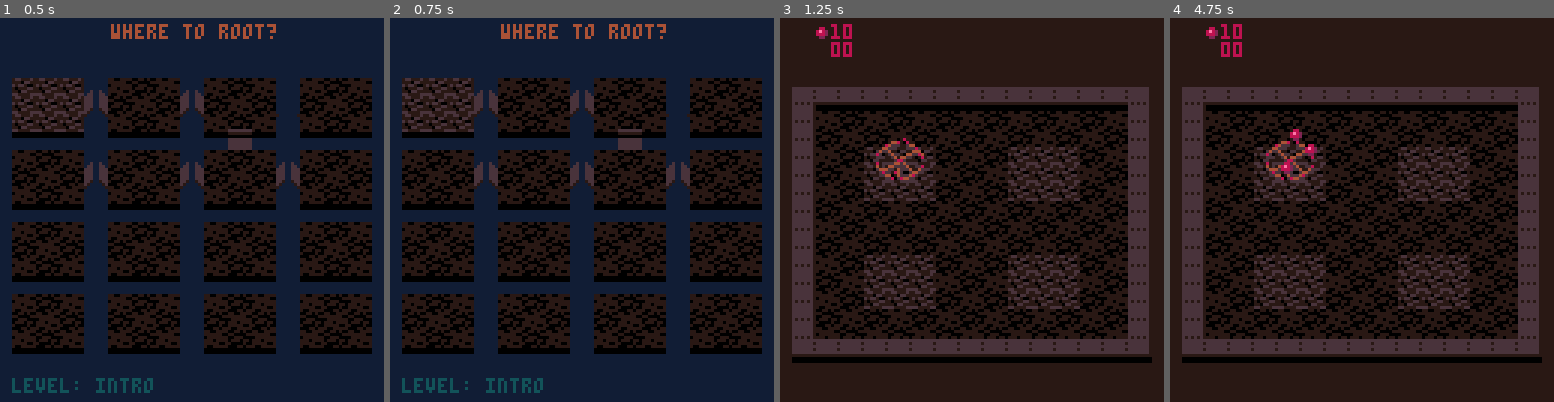
Above: before the commit, frames 1-4 (left to right).
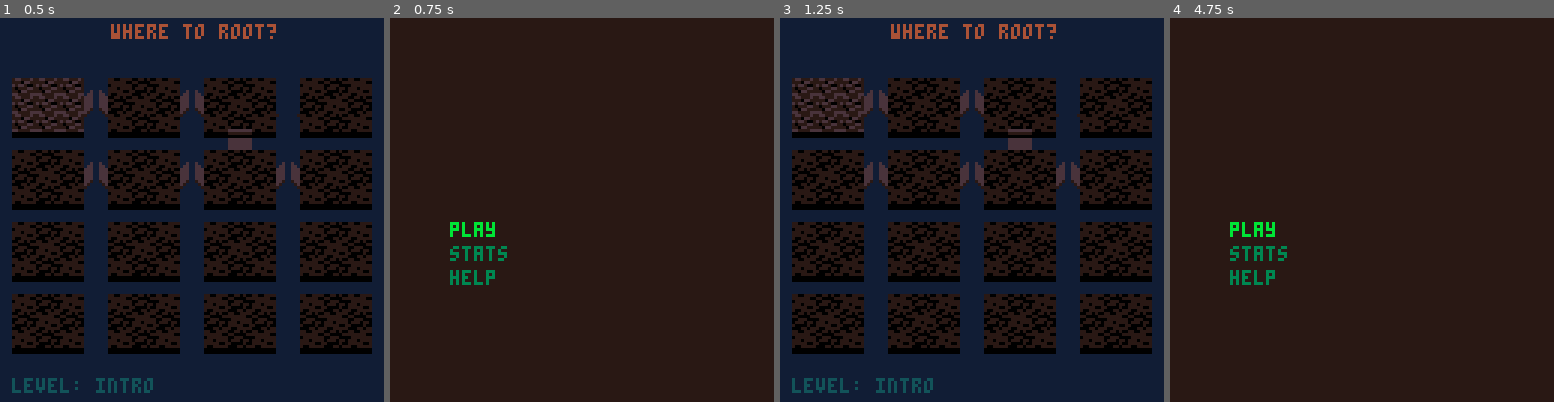
Above: after the commit, the same moments.

Repository: erwinbonsma/WhereToRootPico8
Game: PICO-8 cartridge wheretoroot.p8
Same seed, same stepped clock (60 frames per second), same inputs: the game is played once before the commit and once after it.
Inputs:
- Up to frame 1 (0.5 s): tap X (X key) at 0.33 s
- Up to frame 2 (0.75 s): tap O (Z key) at 0.7 s
- Up to frame 3 (1.25 s): tap X (X key) at 1.07 s
- Up to frame 4 (4.75 s): hold Right 1.6-2.1 s; tap O (Z key) every 0.4 s from 1.7 to 4.5 s; tap X (X key) at 1.85, 2.97, 4.08 s; hold Up 2.15-2.42 s; hold Right 2.47-3.03 s; hold Left 3.08-3.58 s; hold Down 3.63-3.97 s; hold Right 4.02-4.68 s; hold Up from 4.73 s (still down)

Frame 1 is identical in both runs. In frame 2, 73% of the frame differs, in the area x 0-100%, y 0-100%; in frame 3, 81%; in frame 4, 36%.

Commit message:
Increase speeds

Diff:
--- a/wheretoroot.p8
+++ b/wheretoroot.p8
@@ -19,7 +19,7 @@
 
 cellsz=8
 roots_r=16
-max_growrate=0.05/frate
+max_growrate=0.1/frate
 
 player_pals={
  {--red
@@ -427,6 +427,9 @@
  if btnp(⬇️) and self.cy<4 then
   self:_try_move(4)
  end
+ if btnp(🅾️) then
+  scene=mainmenu
+ end
  if btnp(❎) then
   scene=game:new(
    self.lvl,self.stats
@@ -1175,7 +1178,7 @@
  o.dy=dy
  o.age=0
  o.growrate=0.06/frate
- o.speed=o.speed or 4
+ o.speed=o.speed or 6
  o.moving=true
  o.selected=false
  o.anim=nil
@@ -1677,7 +1680,7 @@
   self:can_root()
   and seed:root()
  ) then
-  self.root_cooldown=30
+  self.root_cooldown=15
   return true
  end
 
